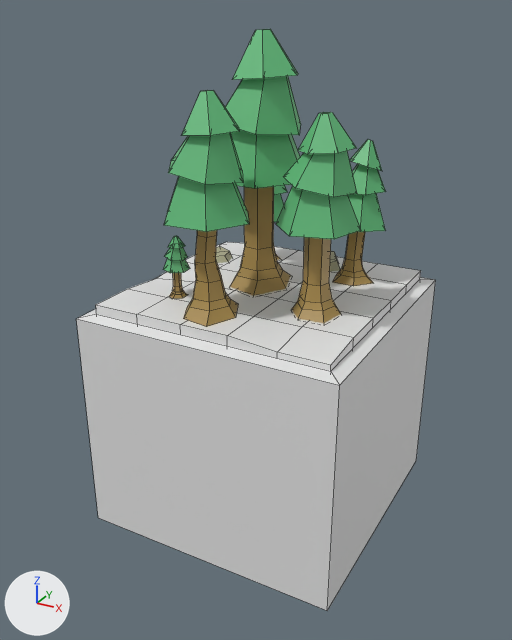
One commit to the FBX model Assets/Imports/Models/Reworked/tile_wood_3.fbx: the scene before it, then after it.
One viewpoint serves both versions: a 50 mm lens placed at (0.0465, -0.0884, 0.075), pointed at (-0.0007, -0.0025, 0.0321). The lights are fixed; the arrows at lower left show +X, +Y and +Z. Mesh edges are drawn as thin lines. Where no turn or scale is listed for an object, it has been applied to the vertices.

Names of what the first picture shows: 'Ground', 'Tile', 'Tree_5_Top.001'.
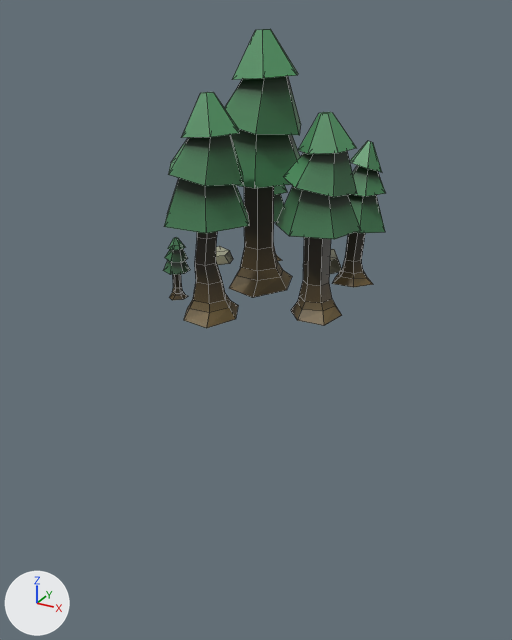
The newer file is also turned or shifted as a whole; pictures and numbers use the older file's frame.

The change, as a list of edits to the scene's bpy script:
```text
Add img_wood_3_mat_png:
    img_wood_3_mat_png = load_image('wood_3_mat.png', '../../Materials/wood_3_mat.png', 640, 640, 'sRGB')
Change mat_tree_top_green:
    remove mat_tree_top_green.base_color = (0.121, 0.505, 0.198)  # green #62bc7b
    add mat_tree_top_green.texture = img_wood_3_mat_png
Change me_cylinder_002:
    used by ob_tree_5_top_001; location = (-0.0021, -0.0126, 0.0583)
    remove me_cylinder_002.from_pydata(...)  # 468 vertices, 440 faces; spans x -0.0137..0.0176, y -0.0055..0.028, z -0.0222..0.0142
    add me_cylinder_002.from_pydata(...)  # 466 vertices, 440 faces; spans x -0.0137..0.0176, y -0.0055..0.028, z -0.0219..0.0142
    me_cylinder_002 part 1: the loose piece of 42 vertices spanning x -0.0066..0.0058, y -0.0055..0.0054, z -0.0083..0.0076 is moved by (0.0, 0.0, -0.0002)
    me_cylinder_002 part 2: the loose piece of 30 vertices spanning x -0.0088..-0.0066, y 0.0016..0.0043, z -0.0216..-0.0163 is moved by (0.0, 0.0, -0.0002), in mat_tree_top_green (picture img_wood_3_mat_png)
    me_cylinder_002 part 3: the loose piece of 42 vertices spanning x -0.0095..-0.006, y 0.0012..0.005, z -0.0175..-0.0126 is moved by (0.0, 0.0, -0.0002)
    me_cylinder_002 part 4: the loose piece of 42 vertices spanning x -0.0041..0.0037, y -0.0043..0.0045, z -0.0216..-0.0044 is moved by (0.0, 0.0, -0.0002), in mat_tree_top_green (picture img_wood_3_mat_png)
    me_cylinder_002 part 5: the loose piece of 12 vertices spanning x 0.002..0.009, y 0.0216..0.0279, z -0.0222..-0.0195 is moved by (0.0, 0.0, 0.0004), in mat_tree_top_green (picture img_wood_3_mat_png)
    me_cylinder_002 part 6: the loose piece of 42 vertices spanning x 0.0076..0.0167, y 0.0177..0.0259, z -0.0133..-0.0005 is rebuilt with 71 vertices and now spans x 0.0076..0.0167, y 0.0177..0.0259, z -0.0218..-0.0007
    me_cylinder_002 part 7: the loose piece of 30 vertices spanning x 0.0091..0.0154, y 0.0189..0.024, z -0.0216..-0.0094 is deleted
    me_cylinder_002 part 8: 121 kept faces spanning x -0.0137..0.0176, y 0.0018..0.028, z -0.0219..0.0142 get new texture (UV) coordinates
    me_cylinder_002 part 9: 84 faces spanning x -0.0069..0.0158, y 0.0037..0.0265, z -0.0218..-0.0007 switch from mat_tree_bottom (brown #a88a4b) to mat_tree_top_green (picture img_wood_3_mat_png)
    me_cylinder_002 part 10: 10 faces spanning x -0.0137..-0.0087, y 0.0176..0.0224, z -0.0219..-0.0199 switch from mat_stone_bright (beige #afae8e) to mat_tree_top_green (picture img_wood_3_mat_png)
Remove ob_ground:
    ob_ground = bpy.data.objects.new('Ground', me_cube_001)
    ob_ground.location = (0.0, 0.0, 0.0348)
Remove ob_tile:
    ob_tile = bpy.data.objects.new('Tile', me_plane)
    ob_tile.location = (0.0, 0.0, 0.0258)
```

Changed parts and their boxes [x1, y1, x2, y2] in the pictures (512 x 640 px; the box of a moved part takes in the faces that stretch with it):
'Tile', deleted: before [76, 277, 436, 611]
'Tree_5_Top.001', surface changed, reshaped: before [163, 29, 386, 327]; after [163, 29, 385, 328]
'Ground', deleted: before [96, 242, 421, 371]
part 1 of me_cylinder_002, moved or reshaped: before [164, 90, 249, 232]; after [164, 92, 249, 233]
part 2 of me_cylinder_002, moved or reshaped: before [170, 273, 188, 299]; after [169, 274, 188, 300]
part 3 of me_cylinder_002, moved or reshaped: before [163, 236, 190, 273]; after [163, 237, 190, 275]
part 4 of me_cylinder_002, moved or reshaped: before [183, 230, 238, 327]; after [184, 232, 238, 328]
part 5 of me_cylinder_002, moved or reshaped: before [330, 251, 340, 272]; after [303, 249, 341, 274]
part 6 of me_cylinder_002, rebuilt: before [348, 140, 386, 232]; after [333, 141, 385, 287]
part 7 of me_cylinder_002, deleted (brown): before [333, 231, 373, 286]
part 8 of me_cylinder_002, surface changed: [225, 29, 356, 236] in both
part 9 of me_cylinder_002, recoloured: [230, 187, 341, 323] in both
part 10 of me_cylinder_002, recoloured: [216, 246, 233, 263] in both
